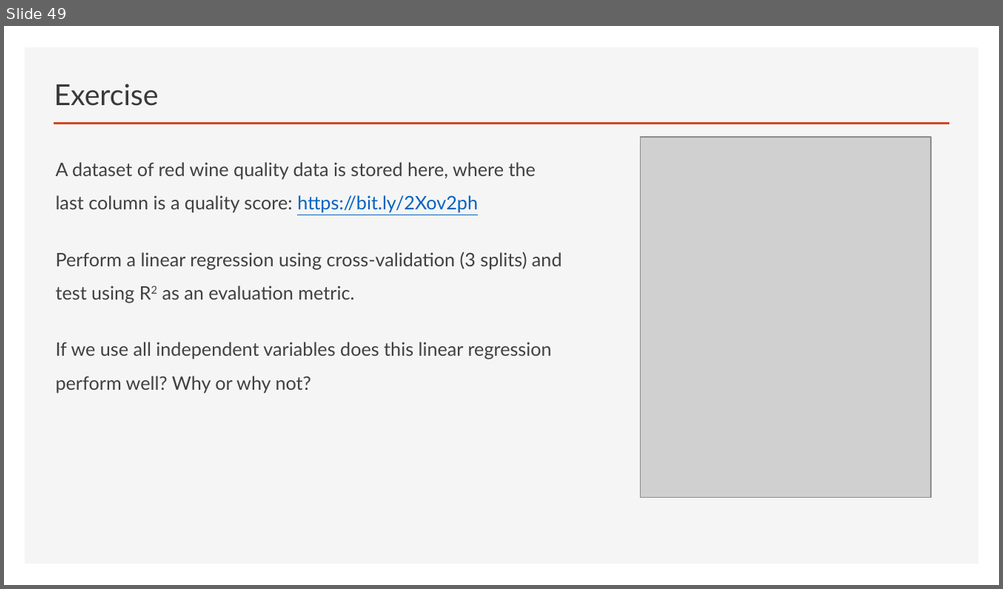
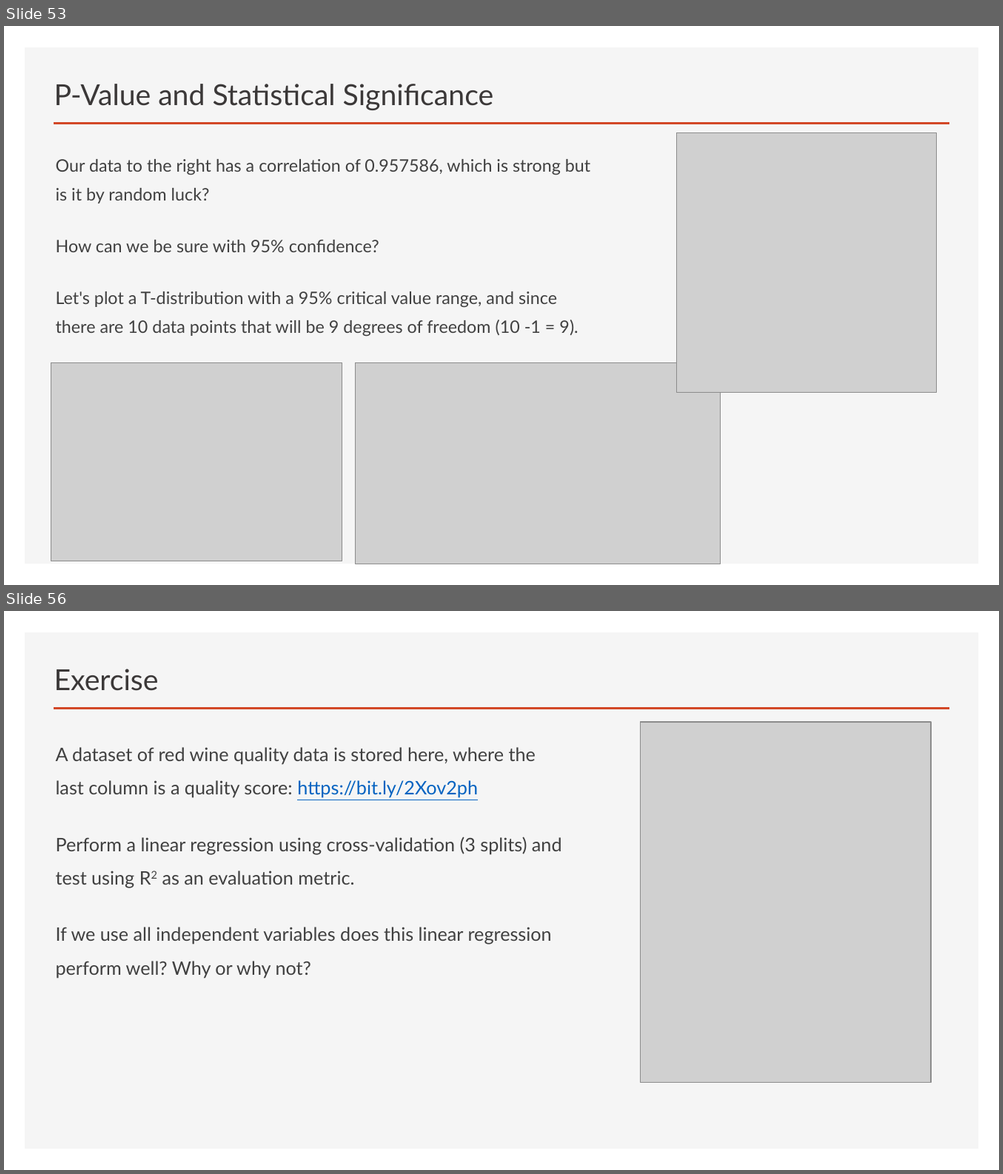
Before and after one commit to thomasnield/oreilly_math_fundamentals_data_science, a slide deck: linear_regression/math_fundamentals_linear_regression.pptx. Shown one above the other, each under a label of ours: slide 49 before the commit, slides 53 and 56 after it; the slides between them are not shown. The pictures are 1003x589 and 1003x1174 pixels, drawn with LibreOffice and Linux fonts; fonts in the diff are those of the drawing; grey boxes stand for pictures. Boxes give left, top, right and bottom in pixels: in the first picture for what was removed or moved away, otherwise in the second. Text is boxed around its words. In the diff, an @@ line names an element or a change of style, - is before the commit and + after.

```diff
--- a/linear_regression/math_fundamentals_linear_regression.pptx
+++ b/linear_regression/math_fundamentals_linear_regression.pptx
@@ slide 53 added at (4, 26, 999, 585), background #FFFFFF; not listed: 2 template elements that a slide beside it also shows @@
@@ title added at (54, 84, 494, 110), 28 pt, text #3B3838 @@
+P-Value and Statistical Significance
@@ picture added at (676, 133, 936, 392) @@
@@ text added at (56, 159, 590, 337), 16.6 pt, text #404040 @@
+Our data to the right has a correlation of 0.957586, which is strong but is it by random luck?
+How can we be sure with 95% confidence?
+Let's plot a T-distribution with a 95% critical value range, and since there are 10 data points that will be 9 degrees of freedom (10 -1 = 9).
@@ picture added at (51, 363, 342, 562) @@
@@ picture added at (356, 363, 720, 564) @@
@@ what was slide 49 is now slide 56 @@
```
Also in this commit, not shown: 8 slides changed, 7 other slides added, 2 slides removed, 1 other file.
